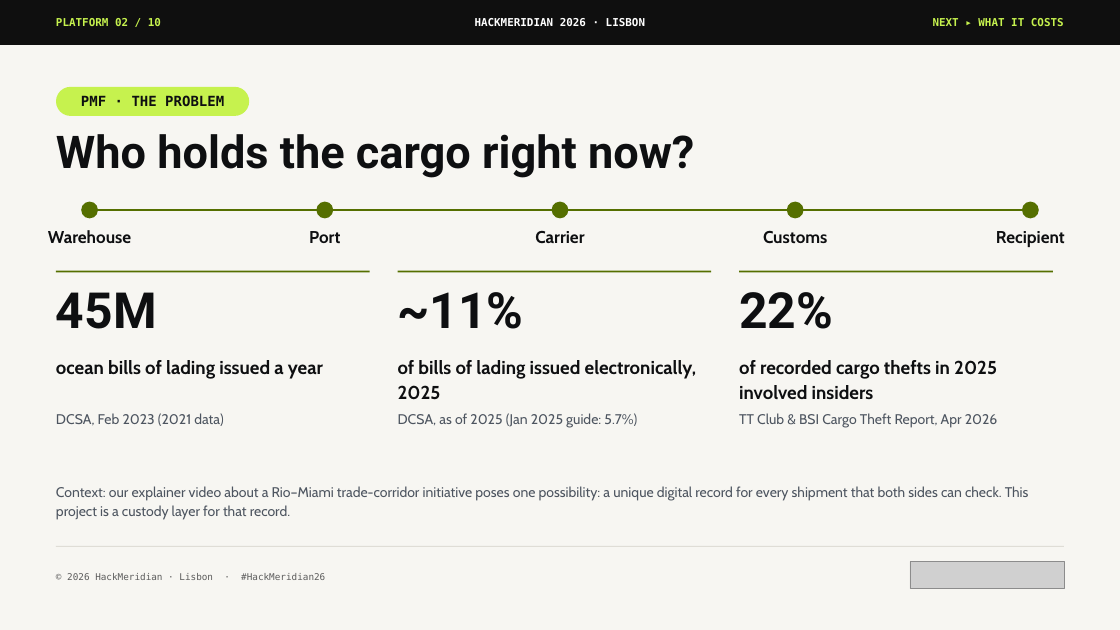
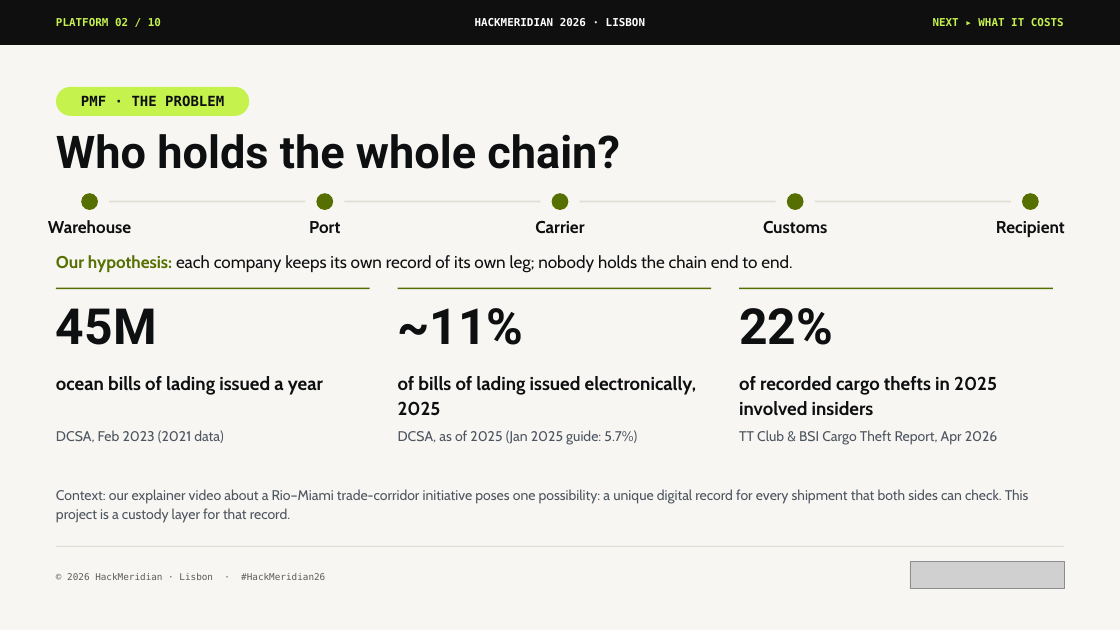
Before and after one commit to pwsaragossy/hackmeridian-cos, a slide deck: slide 2 of projects/hackmeridian-rail/deck/radox-custody-rail.pptx. Drawn at 1120x630 pixels with LibreOffice and Linux fonts; fonts in the diff are those of the drawing; grey boxes stand for pictures. Boxes give left, top, right and bottom in pixels: in the first picture for what was removed or moved away, otherwise in the second. Text is boxed around its words. In the diff, an @@ line names an element or a change of style, - is before the commit and + after.

```diff
--- a/projects/hackmeridian-rail/deck/radox-custody-rail.pptx
+++ b/projects/hackmeridian-rail/deck/radox-custody-rail.pptx
@@ text at [56, 134, 620, 169]: text changed @@
-Who holds the cargo right now?
+Who holds the whole chain?
@@ rectangle: place and size @@
-rectangle at [90, 209, 1030, 211]
+rectangle at [109, 200, 305, 202]
@@ rectangle at [109, 200, 305, 202]: fill #556F00 to #DFDDD6 @@
@@ rectangle added at [344, 200, 540, 202], fill #DFDDD6 @@
@@ ellipse: place and size @@
-ellipse at [787, 202, 804, 218]
+ellipse at [552, 193, 568, 210]
@@ rectangle added at [580, 200, 776, 202], fill #DFDDD6 @@
@@ ellipse: place and size @@
-ellipse at [552, 202, 568, 218]
+ellipse at [787, 193, 804, 210]
@@ rectangle added at [815, 200, 1011, 202], fill #DFDDD6 @@
@@ 5 texts, 3 ellipses: place and size @@
-5 texts, 3 ellipses at [48, 202, 1065, 247]
+5 texts, 3 ellipses at [48, 193, 1065, 237]
@@ text added at [56, 255, 792, 273], 22 pt, text #0E0F11 @@
+Our hypothesis: each company keeps its own record of its own leg; nobody holds the chain end to end.
@@ rectangle: place and size @@
-rectangle at [398, 270, 711, 272]
+rectangle at [56, 287, 370, 289]
@@ rectangle: place and size @@
-rectangle at [739, 270, 1053, 272]
+rectangle at [398, 287, 711, 289]
@@ rectangle: place and size @@
-rectangle at [56, 270, 370, 272]
+rectangle at [739, 287, 1053, 289]
@@ 9 texts: place and size @@
-9 texts at [56, 292, 998, 428]
+9 texts at [56, 308, 998, 445]
```
Also in this commit, not shown: 8 other slides changed, 2 other files.
